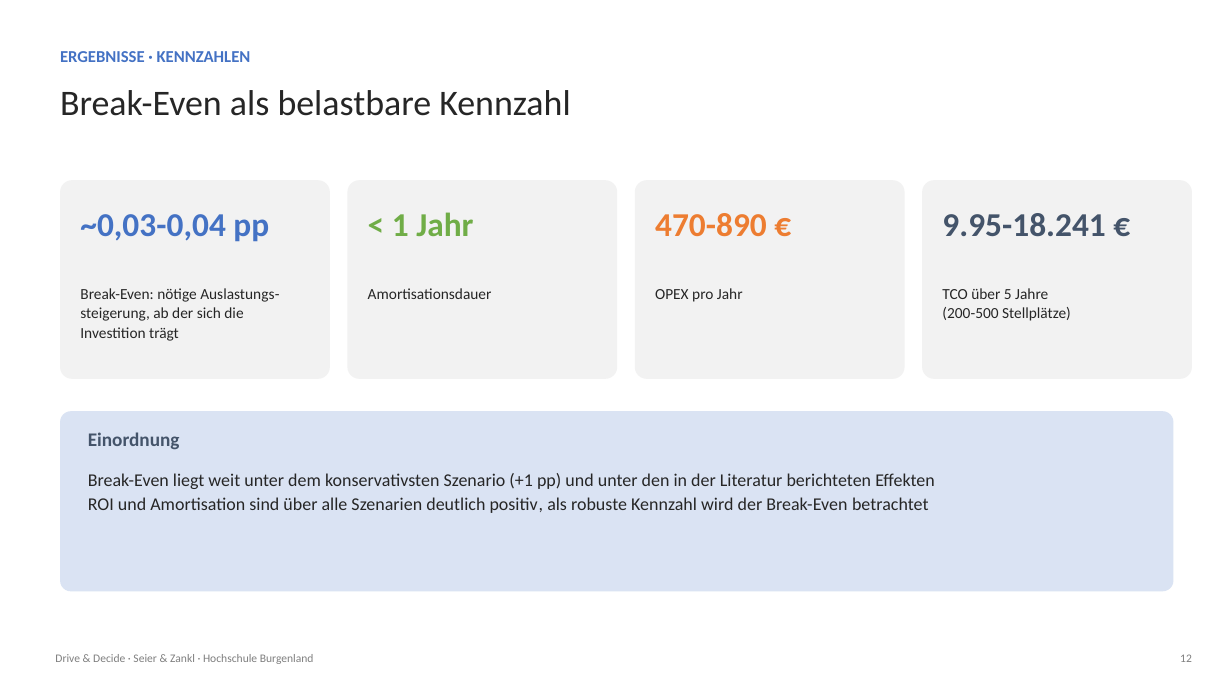
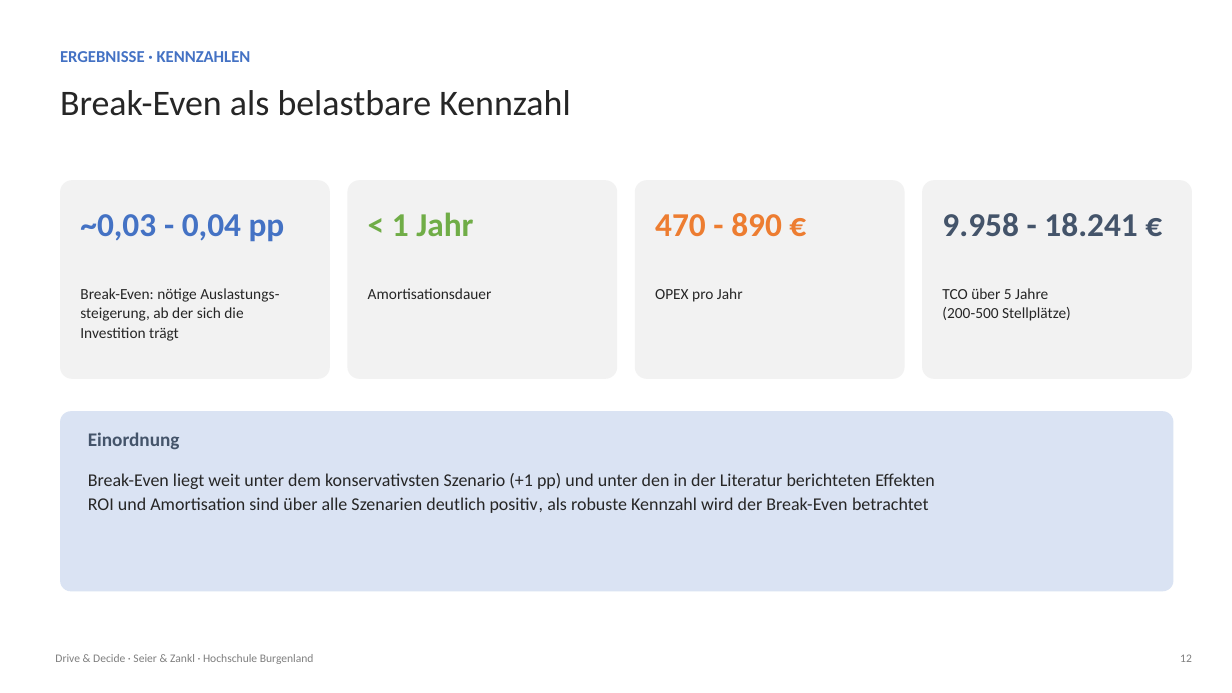
Before and after one commit to hochschule-jz/gruppe-n-inenp, a slide deck: slide 12 of presentation/Präsentation.pptx. Drawn at 1232x693 pixels with LibreOffice and Linux fonts; fonts in the diff are those of the drawing. Boxes give left, top, right and bottom in pixels: in the first picture for what was removed or moved away, otherwise in the second. Text is boxed around its words. In the diff, an @@ line names an element or a change of style, - is before the commit and + after.

```diff
--- a/presentation/Präsentation.pptx
+++ b/presentation/Präsentation.pptx
@@ text at <box>80,214,285,242</box>: spaces changed @@
-~0,03-0,04 pp
+~0,03 - 0,04 pp
@@ text at <box>655,213,782,237</box>: spaces changed @@
-470-890 €
+470 - 890 €
@@ text at <box>942,213,1137,236</box>: text changed @@
-9.95-18.241 €
+9.958 - 18.241 €
```
Also in this commit, not shown: 10 other slides changed.
